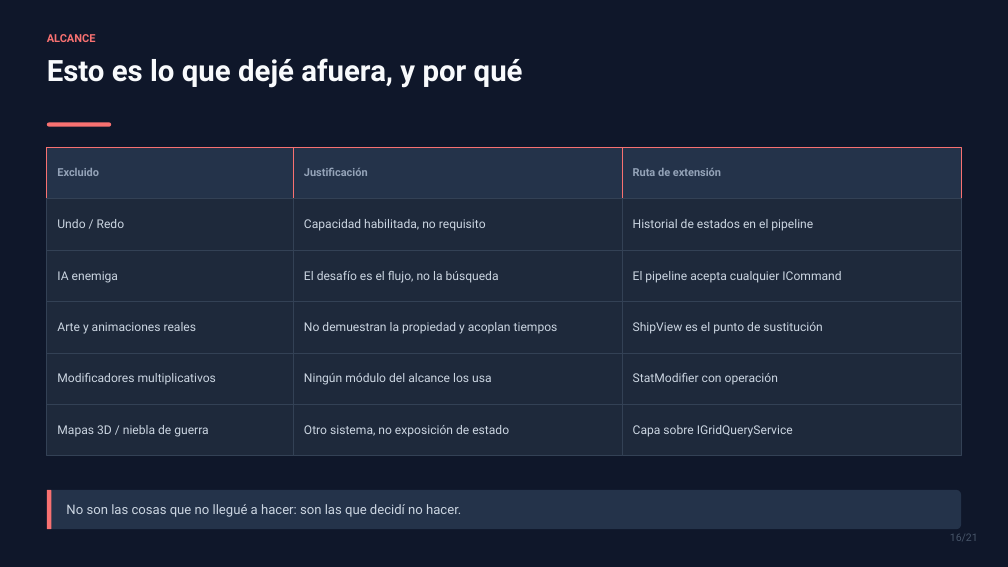
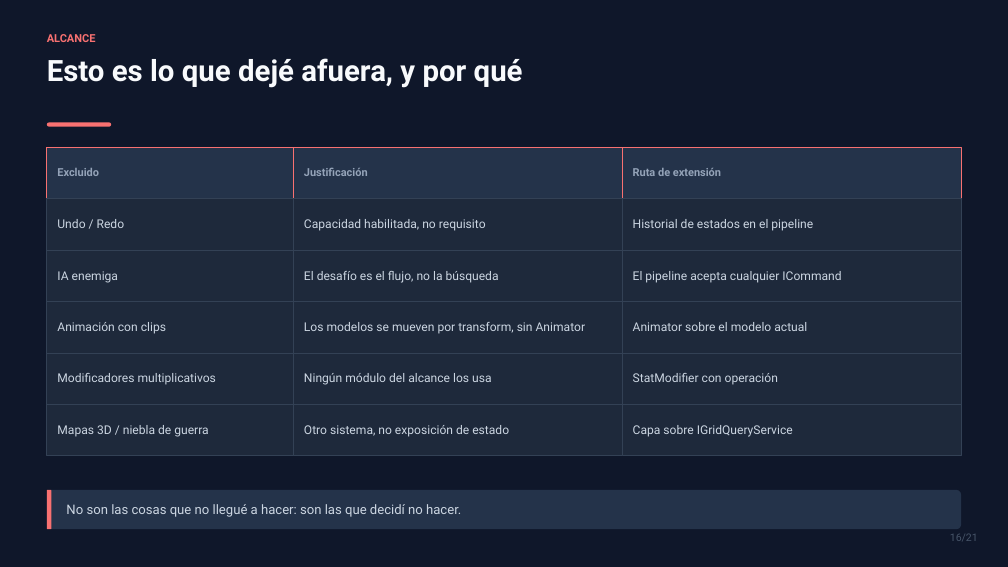
Before and after one commit to SenKetZu/HexPG, a slide deck: slide 16 of docs/presentacion/TP2-VoidHex-Tactics.pptx. Drawn at 1008x567 pixels with LibreOffice and Linux fonts; fonts in the diff are those of the drawing. Boxes give left, top, right and bottom in pixels: in the first picture for what was removed or moved away, otherwise in the second. Text is boxed around its words. In the diff, an @@ line names an element or a change of style, - is before the commit and + after.

```diff
--- a/docs/presentacion/TP2-VoidHex-Tactics.pptx
+++ b/docs/presentacion/TP2-VoidHex-Tactics.pptx
@@ text at [57, 322, 166, 334]: text changed @@
-Arte y animaciones reales
+Animación con clips
@@ text at [304, 322, 586, 334]: text changed @@
-No demuestran la propiedad y acoplan tiempos
+Los modelos se mueven por transform, sin Animator
@@ text at [633, 322, 807, 331]: text changed @@
-ShipView es el punto de sustitución
+Animator sobre el modelo actual
```
Also in this commit, not shown: 6 other slides changed, 1 slide added, 1 slide removed, 12 other files.
